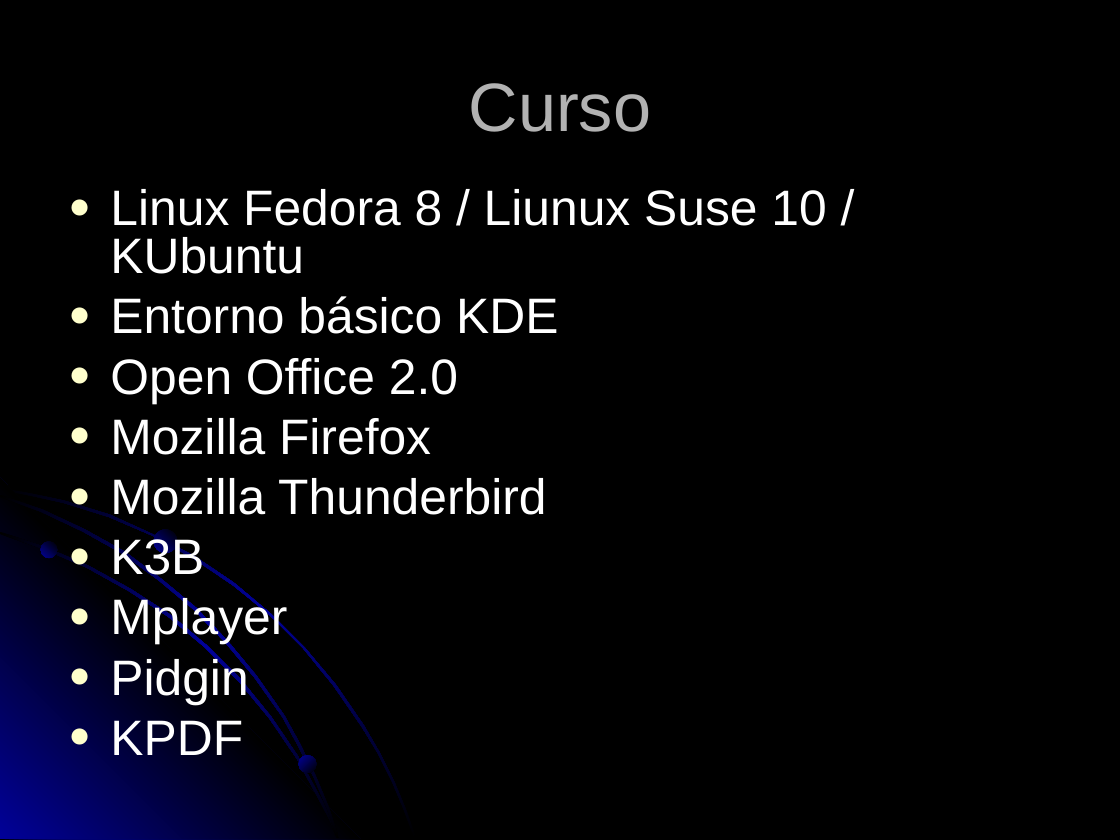
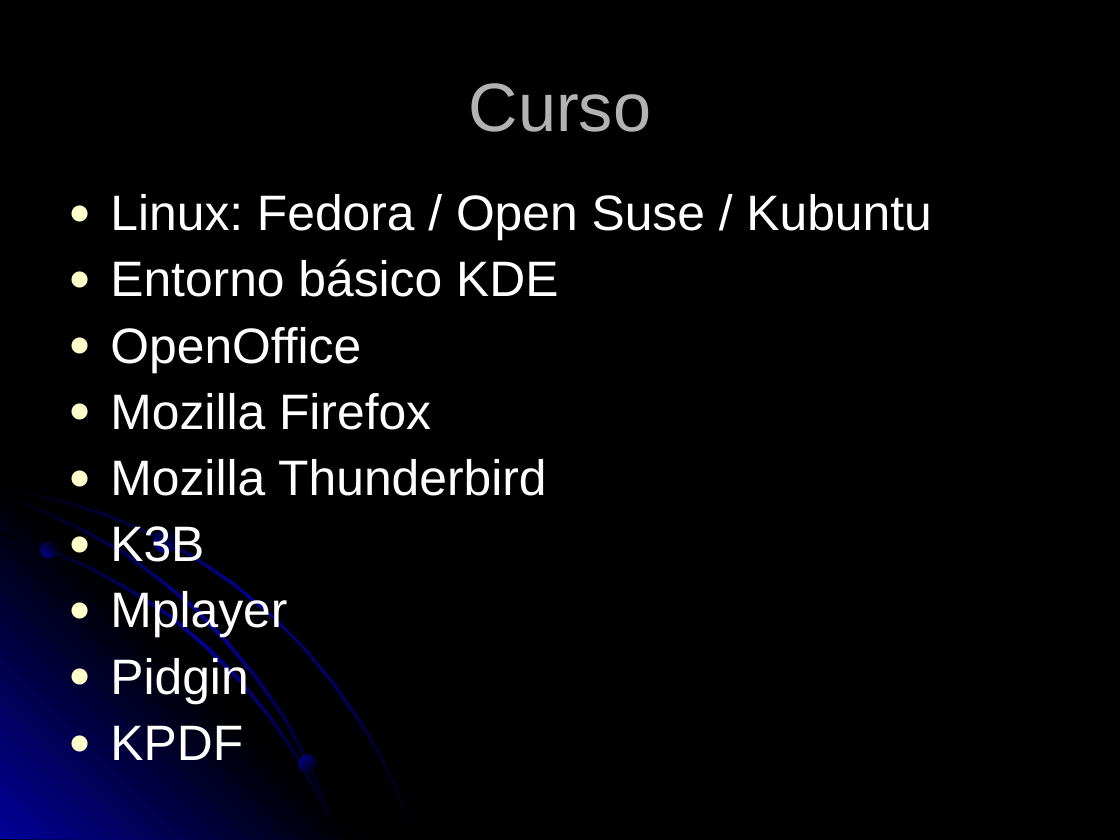
Before and after one commit to ghuttemann/sw-libre-aa, a slide deck: slide 9 of AikuaaPora.ppt. Drawn at 1120x840 pixels with LibreOffice and Linux fonts; fonts in the diff are those of the drawing. Boxes give left, top, right and bottom in pixels: in the first picture for what was removed or moved away, otherwise in the second. Text is boxed around its words. In the diff, an @@ line names an element or a change of style, - is before the commit and + after.

Commit message:
Correcciones varias. Se agrega Kubuntu.

```diff
--- a/AikuaaPora.ppt
+++ b/AikuaaPora.ppt
@@ text at <box>110,194,931,241</box>: text changed @@
-● Linux Fedora 8 / Liunux Suse 10 / KUbuntu
+● Linux: Fedora / Open Suse / Kubuntu
@@ text at <box>110,259,558,760</box>: line spacing 0.8 to 0.9 @@
@@ text at <box>110,327,361,373</box>: text changed @@
-● Open Office 2.0
+● OpenOffice
```
Also in this commit, not shown: 7 other slides changed.
